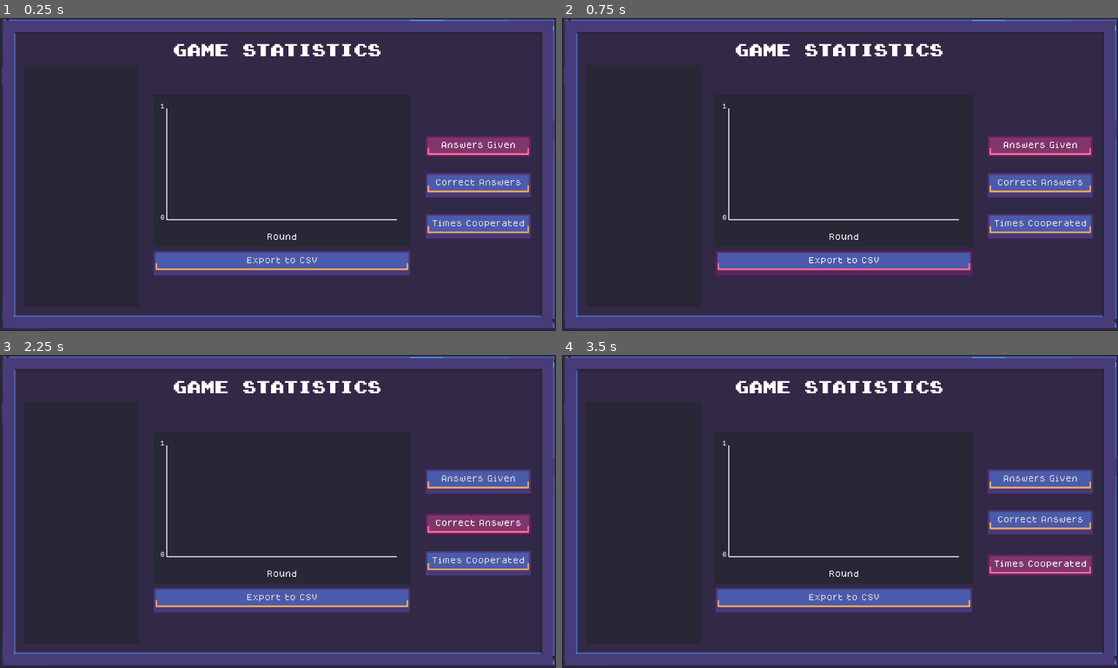
Above: before the commit, frames 1-4 (two rows, left to right).
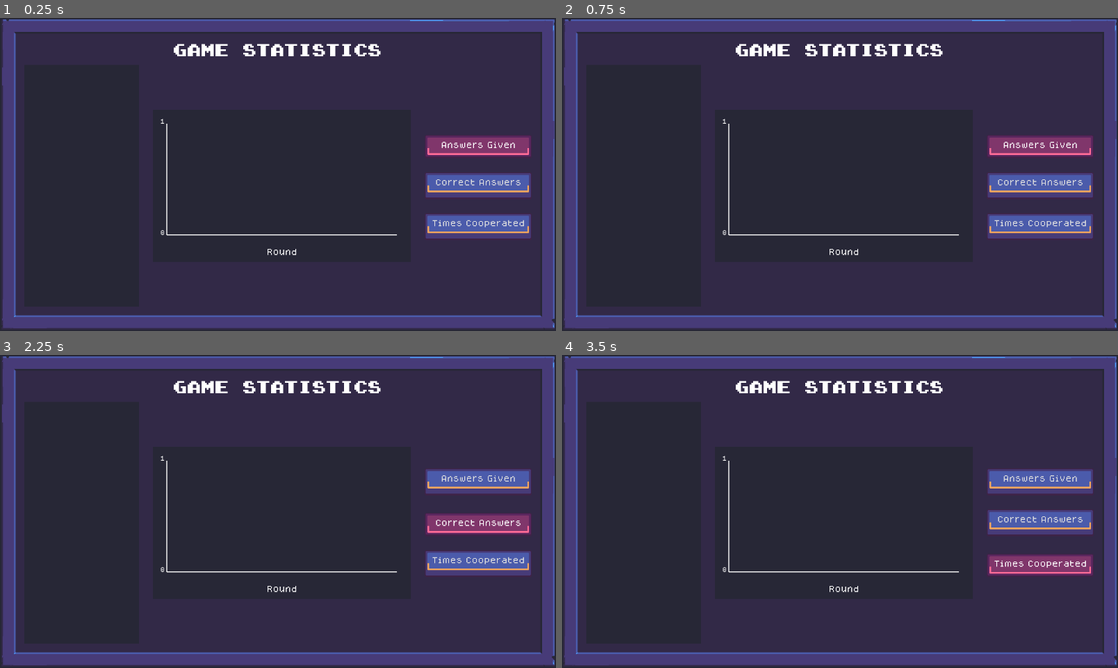
Above: after the commit, the same moments.

Repository: VileOar/js-final-proj
Game: Godot game, scene res://src/stages/end_scene/stats_screen.tscn
Two runs of this game, one before a commit and one after it. Both use one fixed random seed, a clock stepped at 60 frames per second and the inputs below. This scene is started directly instead of the project's main scene.
Inputs (mouse positions are in pixels of both pictures, inside the frame that each line leads up to):
- Up to frame 1 (0.25 s): no input
- Up to frame 2 (0.75 s): click (845, 262) at 0.5 s, where only the run before the commit has a clickable "Export to CSV"
- Up to frame 3 (2.25 s): click "Answers Given" at 1.25 s; click "Correct Answers" at 2 s
- Up to frame 4 (3.5 s): click "Times Cooperated" at 2.75 s

The runs differ from the first frame. In frame 1, 4.0% of the frame differs, in the area x 27-74%, y 27-83%; in frame 2, 4.0%; in frame 3, 4.0%; in frame 4, 4.0%.

Commit message:
added styles for buttons
missing styles:
- scrollbar
- spinbox (with the lineedit)

Diff:
--- a/assets/themes/prison_theme.tres
+++ b/assets/themes/prison_theme.tres
@@ -1,9 +1,10 @@
-[gd_resource type="Theme" load_steps=23 format=3 uid="uid://b40mnags6aw0n"]
+[gd_resource type="Theme" load_steps=29 format=3 uid="uid://b40mnags6aw0n"]
 
 [ext_resource type="Texture2D" uid="uid://db3a6ybxv5cw6" path="res://assets/gfx/ui/panels.png" id="1_4wc6t"]
 [ext_resource type="FontFile" uid="uid://dcb5yob1d6vl4" path="res://assets/fonts/Super_Mario_Bros_2.ttf" id="2_l4dmt"]
 [ext_resource type="Texture2D" uid="uid://670ks7dxtt38" path="res://assets/gfx/ui/matrix_panel.png" id="3_tvn3c"]
 [ext_resource type="Texture2D" uid="uid://ot78sitb4yxw" path="res://assets/gfx/ui/spinbox.png" id="4_wjn4m"]
+[ext_resource type="Texture2D" uid="uid://die67qf1i4j70" path="res://assets/gfx/ui/more_buttons.png" id="5_77rrr"]
 
 [sub_resource type="StyleBoxTexture" id="StyleBoxTexture_2rfd1"]
 texture = ExtResource("1_4wc6t")
@@ -103,6 +104,46 @@
 texture_margin_right = 32.0
 texture_margin_bottom = 32.0
 region_rect = Rect2(0, 0, 80, 80)
+
+[sub_resource type="StyleBoxTexture" id="StyleBoxTexture_lgi2r"]
+texture = ExtResource("5_77rrr")
+texture_margin_left = 16.0
+texture_margin_top = 16.0
+texture_margin_right = 16.0
+texture_margin_bottom = 16.0
+region_rect = Rect2(240, 0, 80, 80)
+
+[sub_resource type="StyleBoxTexture" id="StyleBoxTexture_ugvh5"]
+texture = ExtResource("5_77rrr")
+texture_margin_left = 16.0
+texture_margin_top = 16.0
+texture_margin_right = 16.0
+texture_margin_bottom = 16.0
+region_rect = Rect2(80, 0, 80, 80)
+
+[sub_resource type="StyleBoxTexture" id="StyleBoxTexture_8ic7x"]
+texture = ExtResource("5_77rrr")
+texture_margin_left = 16.0
+texture_margin_top = 16.0
+texture_margin_right = 16.0
+texture_margin_bottom = 16.0
+region_rect = Rect2(160, 0, 80, 80)
+
+[sub_resource type="StyleBoxTexture" id="StyleBoxTexture_3h1x3"]
+texture = ExtResource("5_77rrr")
+texture_margin_left = 16.0
+texture_margin_top = 16.0
+texture_margin_right = 16.0
+texture_margin_bottom = 16.0
+region_rect = Rect2(0, 0, 80, 80)
+
+[sub_resource type="StyleBoxTexture" id="StyleBoxTexture_30t7p"]
+texture = ExtResource("5_77rrr")
+texture_margin_left = 16.0
+texture_margin_top = 16.0
+texture_margin_right = 16.0
+texture_margin_bottom = 16.0
+region_rect = Rect2(160, 0, 80, 80)
 
 [sub_resource type="StyleBoxTexture" id="StyleBoxTexture_3v1q5"]
 texture = ExtResource("1_4wc6t")
@@ -171,6 +212,17 @@
 PenaltyLabel/colors/font_color = Color(1, 0.419608, 0.592157, 1)
 PenaltyLabel/font_sizes/font_size = 32
 PenaltyLabel/fonts/font = ExtResource("2_l4dmt")
+PlayerCheckButton/base_type = &"Button"
+PlayerCheckButton/colors/font_color = Color(1, 1, 1, 1)
+PlayerCheckButton/colors/font_disabled_color = Color(0, 0, 0, 1)
+PlayerCheckButton/colors/font_hover_pressed_color = Color(0.152941, 0.152941, 0.211765, 1)
+PlayerCheckButton/colors/font_pressed_color = Color(0.152941, 0.152941, 0.211765, 1)
+PlayerCheckButton/font_sizes/font_size = 24
+PlayerCheckButton/styles/disabled = SubResource("StyleBoxTexture_lgi2r")
+PlayerCheckButton/styles/hover = SubResource("StyleBoxTexture_ugvh5")
+PlayerCheckButton/styles/hover_pressed = SubResource("StyleBoxTexture_8ic7x")
+PlayerCheckButton/styles/normal = SubResource("StyleBoxTexture_3h1x3")
+PlayerCheckButton/styles/pressed = SubResource("StyleBoxTexture_30t7p")
 ScoreLabel/base_type = &"Label"
 ScoreLabel/colors/font_color = Color(1, 0.894118, 0.470588, 1)
 ScoreLabel/font_sizes/font_size = 24
--- a/src/menus/settings_menu/settings_menu.gd
+++ b/src/menus/settings_menu/settings_menu.gd
@@ -5,7 +5,7 @@
 @onready var _duration_input: SpinBox = %DurationInput
 @onready var _rounds_input: SpinBox = %RoundsInput
 @onready var _penalty_input: SpinBox = %PenaltyInput
-@onready var _instructions_input: CheckBox = %InstructionsInput
+@onready var _instructions_input: TextureButton = %InstructionsInput
 
 @onready var _all_descriptions: MarginContainer = %AllDescriptions
 @onready var _duration_desc: Label = %DurationInputDesc
--- a/src/menus/settings_menu/settings_menu.tscn
+++ b/src/menus/settings_menu/settings_menu.tscn
@@ -1,6 +1,23 @@
-[gd_scene load_steps=2 format=3 uid="uid://ctiqjh7xp62sf"]
+[gd_scene load_steps=7 format=3 uid="uid://ctiqjh7xp62sf"]
 
 [ext_resource type="Script" uid="uid://dfyhx2u7ox1y3" path="res://src/menus/settings_menu/settings_menu.gd" id="1_jeur5"]
+[ext_resource type="Texture2D" uid="uid://die67qf1i4j70" path="res://assets/gfx/ui/more_buttons.png" id="2_ijyop"]
+
+[sub_resource type="AtlasTexture" id="AtlasTexture_2gwvr"]
+atlas = ExtResource("2_ijyop")
+region = Rect2(16, 96, 48, 48)
+
+[sub_resource type="AtlasTexture" id="AtlasTexture_ijyop"]
+atlas = ExtResource("2_ijyop")
+region = Rect2(176, 96, 48, 48)
+
+[sub_resource type="AtlasTexture" id="AtlasTexture_komav"]
+atlas = ExtResource("2_ijyop")
+region = Rect2(96, 96, 48, 48)
+
+[sub_resource type="AtlasTexture" id="AtlasTexture_uowt8"]
+atlas = ExtResource("2_ijyop")
+region = Rect2(256, 96, 48, 48)
 
 [node name="SettingsMenu" type="Control"]
 layout_mode = 3
@@ -91,10 +108,15 @@
 size_flags_vertical = 6
 text = "Show Instructions Screen"
 
-[node name="InstructionsInput" type="CheckBox" parent="VBoxContainer/HBoxContainer/VBoxContainer/GridContainer"]
+[node name="InstructionsInput" type="TextureButton" parent="VBoxContainer/HBoxContainer/VBoxContainer/GridContainer"]
 unique_name_in_owner = true
 layout_mode = 2
-button_pressed = true
+toggle_mode = true
+texture_normal = SubResource("AtlasTexture_2gwvr")
+texture_pressed = SubResource("AtlasTexture_ijyop")
+texture_hover = SubResource("AtlasTexture_komav")
+texture_disabled = SubResource("AtlasTexture_uowt8")
+stretch_mode = 3
 
 [node name="VBoxContainer2" type="VBoxContainer" parent="VBoxContainer/HBoxContainer"]
 layout_mode = 2
--- a/src/stages/end_scene/plot_viewer.gd
+++ b/src/stages/end_scene/plot_viewer.gd
@@ -25,7 +25,7 @@
 var _selected_plotids: Array[int] = []
 
 
-func _process(delta: float) -> void:
+func _process(_delta: float) -> void:
 	queue_redraw()
 
 
@@ -66,7 +66,7 @@
 	draw_line(Vector2(0, zero_y * rect.size.y), Vector2(rect.size.x, zero_y * rect.size.y), DEFAULT_COLOR, 2)
 	draw_string(
 			_font,
-			Vector2(-_string_width - 4, zero_y * rect.size.y),
+			Vector2(-_string_width - 4.0, zero_y * rect.size.y),
 			"0",
 			HORIZONTAL_ALIGNMENT_RIGHT,
 			_string_width,
@@ -77,7 +77,7 @@
 	draw_line(Vector2(0, rect.size.y), Vector2(0, 0), DEFAULT_COLOR, 2)
 	draw_string(
 			_font,
-			Vector2(-_string_width - 4, 0.0),
+			Vector2(-_string_width - 4.0, 0.0),
 			str(int(_max_y)),
 			HORIZONTAL_ALIGNMENT_RIGHT,
 			_string_width,
@@ -108,7 +108,7 @@
 				# TBD
 				#draw_string(
 						#_font,
-						#Vector2(xx - _string_width/2, yy-16),
+						#Vector2(xx - _string_width/2.0, yy-16.0),
 						#str(y_array[i]),
 						#HORIZONTAL_ALIGNMENT_CENTER,
 						#_string_width,
@@ -120,7 +120,7 @@
 				draw_line(Vector2(xx, zero_y*rect.size.y-4), Vector2(xx, zero_y*rect.size.y+4), DEFAULT_COLOR)
 				draw_string(
 						_font,
-						Vector2(xx - _string_width/2, rect.size.y+16),
+						Vector2(xx - _string_width/2.0, rect.size.y+16.0),
 						str(i+1),
 						HORIZONTAL_ALIGNMENT_CENTER,
 						_string_width,
--- a/src/stages/end_scene/stats_screen.gd
+++ b/src/stages/end_scene/stats_screen.gd
@@ -3,10 +3,10 @@
 
 
 const PLAYER_COLOURS: Array[Color] = [
-	Color.RED,
-	Color.BLUE,
-	Color.GREEN,
-	Color.YELLOW,
+	Color("eb564b"),
+	Color("4da6ff"),
+	Color("8fde5d"),
+	Color("ffe478"),
 ]
 
 # set via the editor
@@ -36,10 +36,10 @@
 
 	_selected_players = []
 
-	for round in rounds_stats:
-		_selected_players = round.keys()
-		for px in round.keys():
-			var pstats: PlayerStats = round[px]
+	for roud_data in rounds_stats:
+		_selected_players = roud_data.keys()
+		for px in roud_data.keys():
+			var pstats: PlayerStats = roud_data[px]
 
 			var ans := float(pstats.get_answer_count())
 			var cor := float(pstats.get_correct_count())
@@ -56,14 +56,15 @@
 			cop_plot.append(cop)
 
 	for px in _selected_players:
-		var pl_btn = CheckButton.new()
+		var pl_btn = Button.new()
+		pl_btn.theme_type_variation = "PlayerCheckButton"
+		pl_btn.modulate = PLAYER_COLOURS[px % PLAYER_COLOURS.size()]
 		pl_btn.size_flags_horizontal = Control.SIZE_EXPAND_FILL
 		pl_btn.text = "Player" + str(px + 1)
 		pl_btn.toggle_mode = true
 		pl_btn.set_pressed_no_signal(true)
 		pl_btn.toggled.connect(_on_player_btn_pressed.bind(px))
 		_player_container.add_child.call_deferred(pl_btn)
-		# TODO: when i have a new style for player checkbuttons (one that is white only), add the modulate
 
 	_plot_viewer.set_metadata(max_x, min_y, max_y)
 	for ctg in plots.keys():
--- a/src/stages/end_scene/stats_screen.tscn
+++ b/src/stages/end_scene/stats_screen.tscn
@@ -66,6 +66,7 @@
 layout_mode = 2
 size_flags_horizontal = 3
 size_flags_vertical = 3
+theme_override_constants/separation = 16
 alignment = 1
 
 [node name="GraphViewer" type="VBoxContainer" parent="PanelContainer/MarginContainer/VBoxContainer/HBoxContainer"]
@@ -101,6 +102,7 @@
 horizontal_alignment = 1
 
 [node name="Button" type="Button" parent="PanelContainer/MarginContainer/VBoxContainer/HBoxContainer/GraphViewer"]
+visible = false
 layout_mode = 2
 text = "Export to CSV"
 
Binary file changed: assets/aseprite/UI80x80.aseprite
Binary file added: assets/gfx/ui/more_buttons.png
Not shown, added: assets/gfx/ui/more_buttons.png.import
